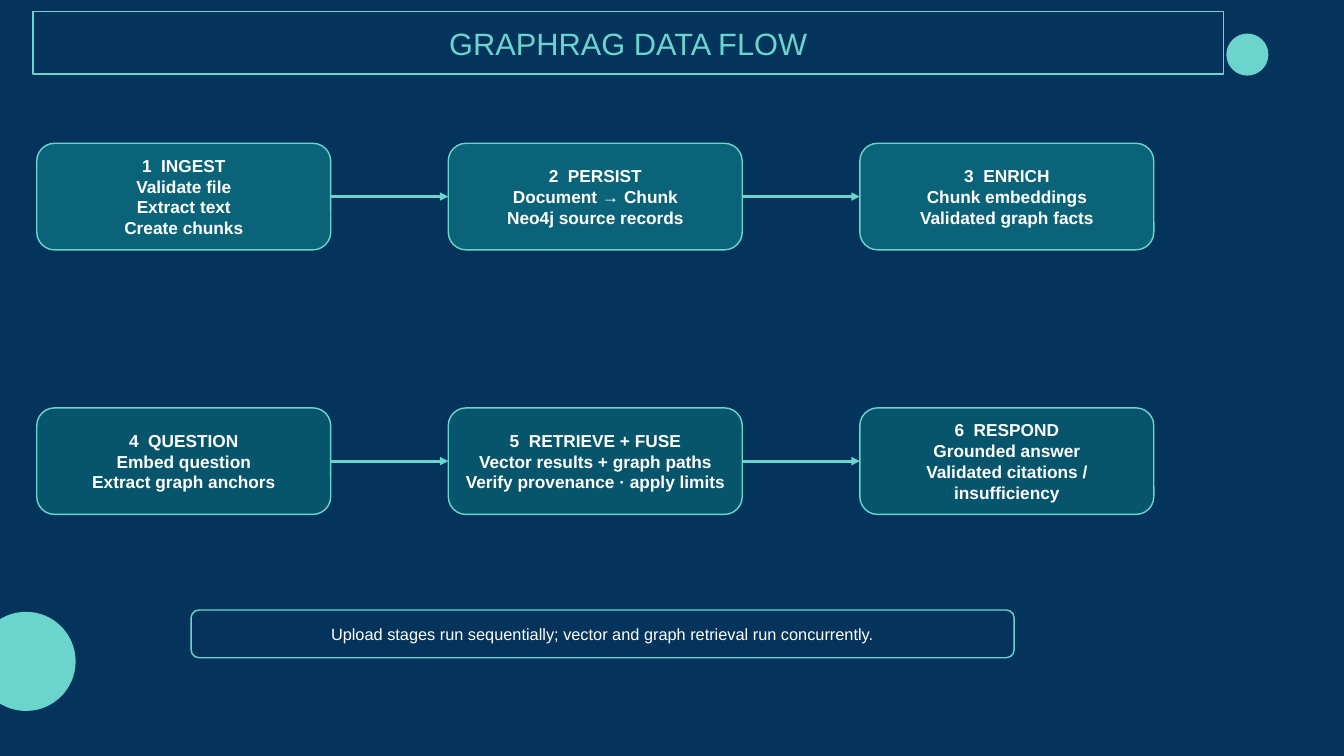
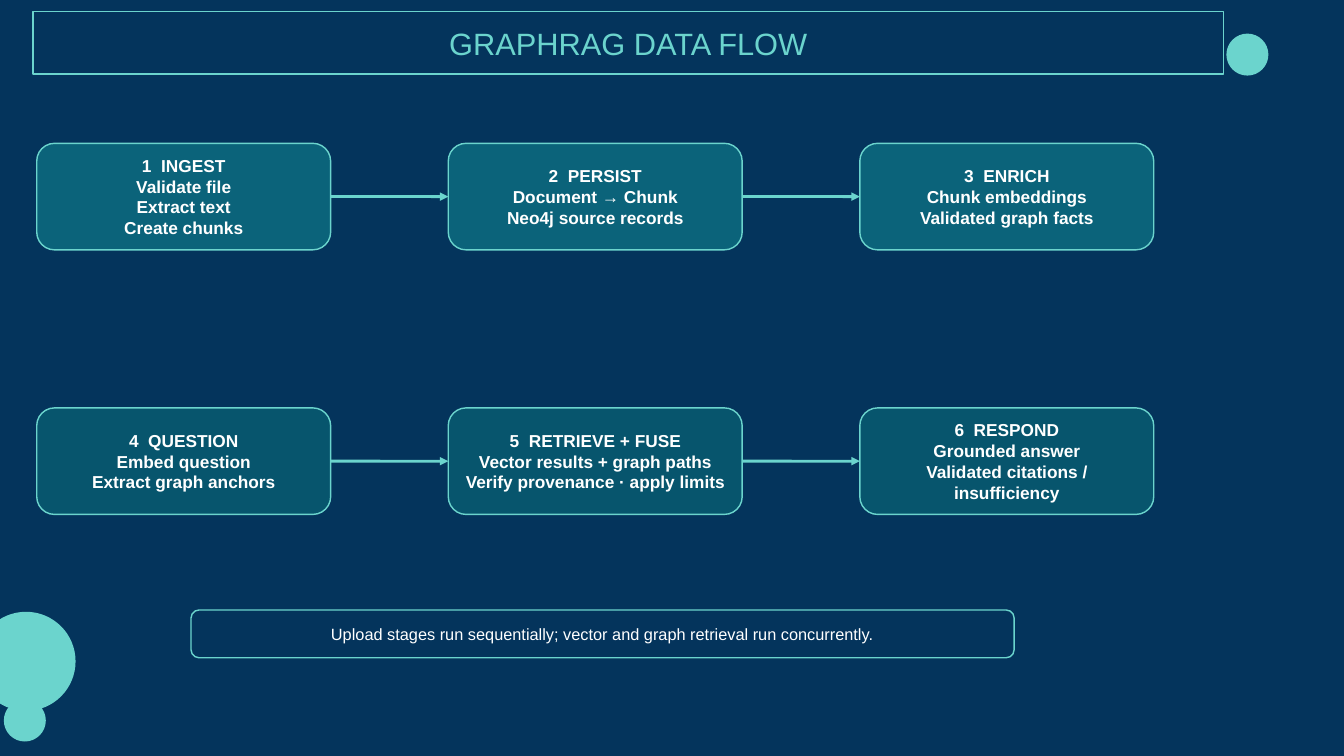
Before and after one commit to kabilan386/ai-powered-knowledge-graph-assistant, a slide deck: slide 16 of presentations/GraphRAG_Project_Viva_Template.pptx. Drawn at 1344x756 pixels with LibreOffice and Linux fonts; fonts in the diff are those of the drawing; background and template pictures are left out. Boxes give left, top, right and bottom in pixels: in the first picture for what was removed or moved away, otherwise in the second. Text is boxed around its words. In the diff, an @@ line names an element or a change of style, - is before the commit and + after.

```diff
--- a/presentations/GraphRAG_Project_Viva_Template.pptx
+++ b/presentations/GraphRAG_Project_Viva_Template.pptx
@@ rounded rectangle "Upload stages run sequentially; vector ..." at (191, 610, 1014, 658): proportions changed @@
@@ freeform shape added at (4, 700, 46, 741), fill #6BD4CD @@
```
Also in this commit, not shown: 19 other slides changed, 1 other file.
